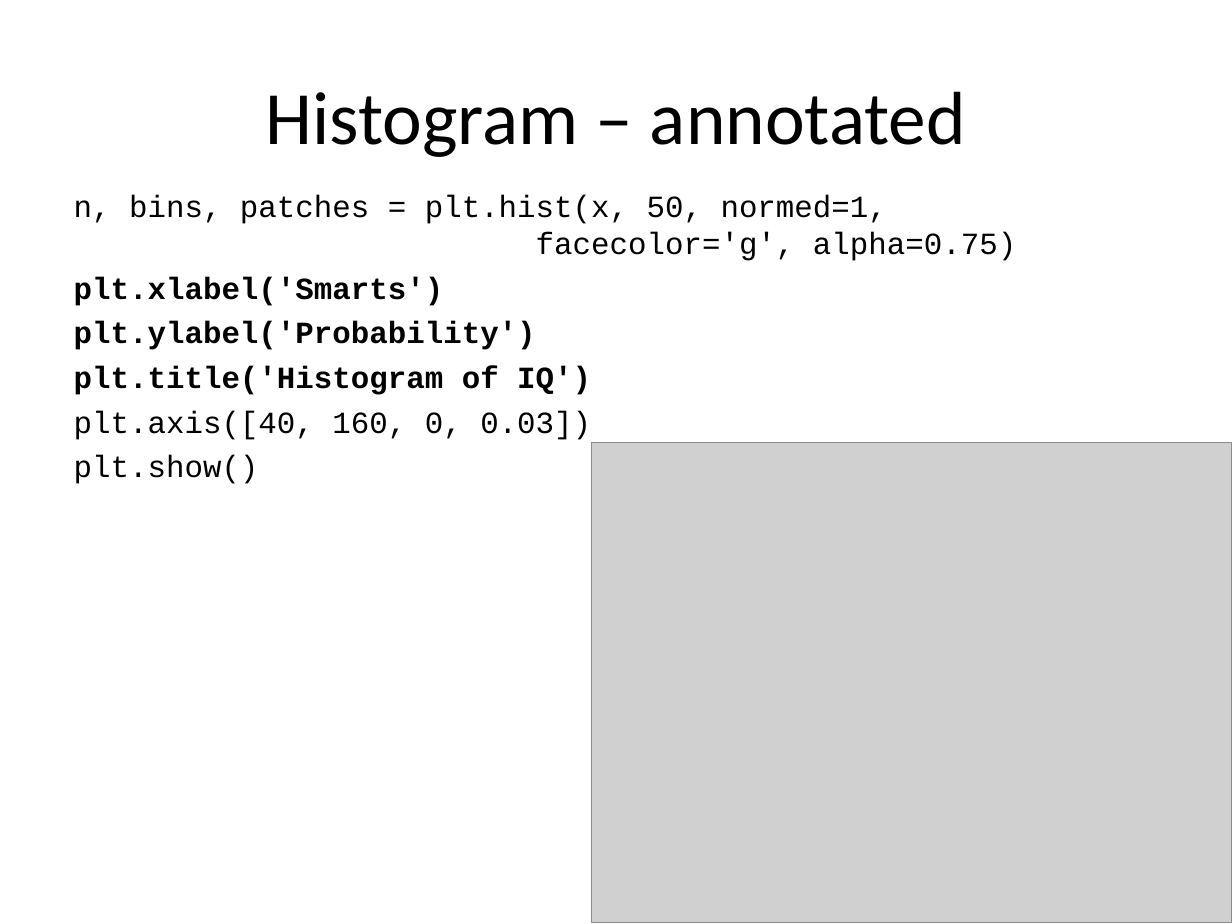
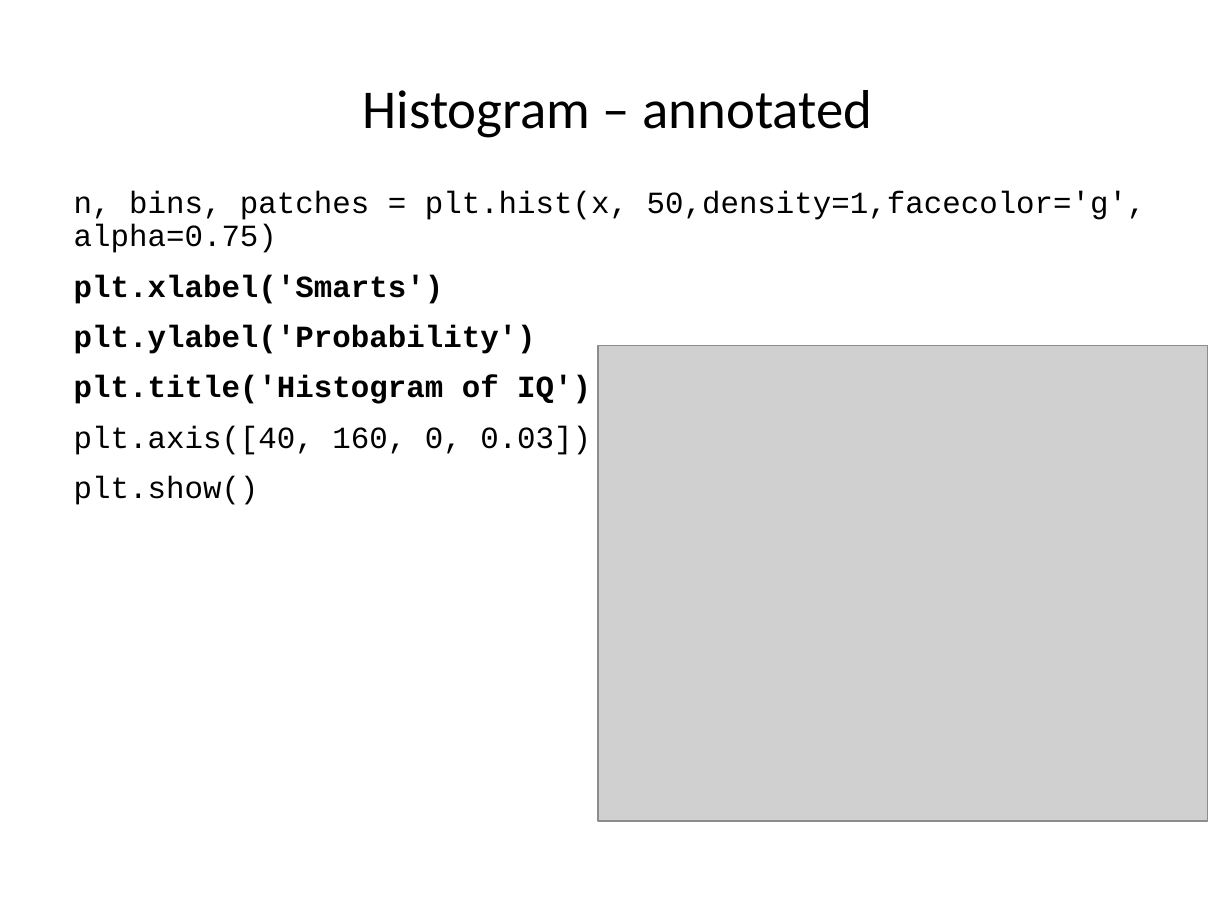
Before and after one commit to ncasuk/ncas-isc, a slide deck: slide 17 of python/presentations/visualisation/matplotlib_and_basemap.ppt (slide 18 before the commit). Drawn at 1232x924 pixels with LibreOffice and Linux fonts; fonts in the diff are those of the drawing; grey boxes stand for pictures; background and template pictures are left out. Boxes give left, top, right and bottom in pixels: in the first picture for what was removed or moved away, otherwise in the second. Text is boxed around its words. In the diff, an @@ line names an element or a change of style, - is before the commit and + after.

```diff
--- a/python/presentations/visualisation/matplotlib_and_basemap.ppt
+++ b/python/presentations/visualisation/matplotlib_and_basemap.ppt
@@ title "Histogram – annotated": place and size @@
-title "Histogram – annotated" at (265,91,966,157)
+title "Histogram – annotated" at (363,90,873,138)
@@ title "Histogram – annotated" at (363,90,873,138): size 44 to 32 pt; line spacing 1 to 0.9 @@
@@ text at (74,191,1146,253): text changed @@
-n, bins, patches = plt.hist(x, 50, normed=1,
-facecolor='g', alpha=0.75)
+n, bins, patches = plt.hist(x, 50,density=1,facecolor='g', alpha=0.75)
@@ text at (74,274,591,505): line spacing 1 to 0.9; more space between paragraphs @@
@@ picture: place and size @@
-picture at (591,442,1231,922)
+picture at (598,346,1207,822)
```
Also in this commit, not shown: 38 other slides changed, 2 slides removed, 3 other files.
